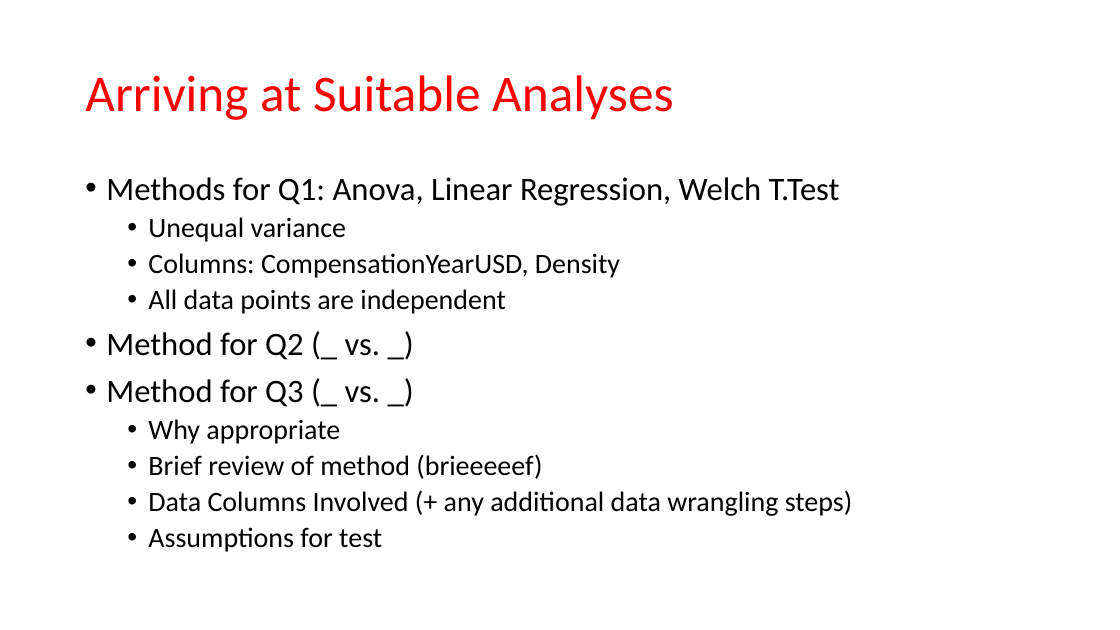
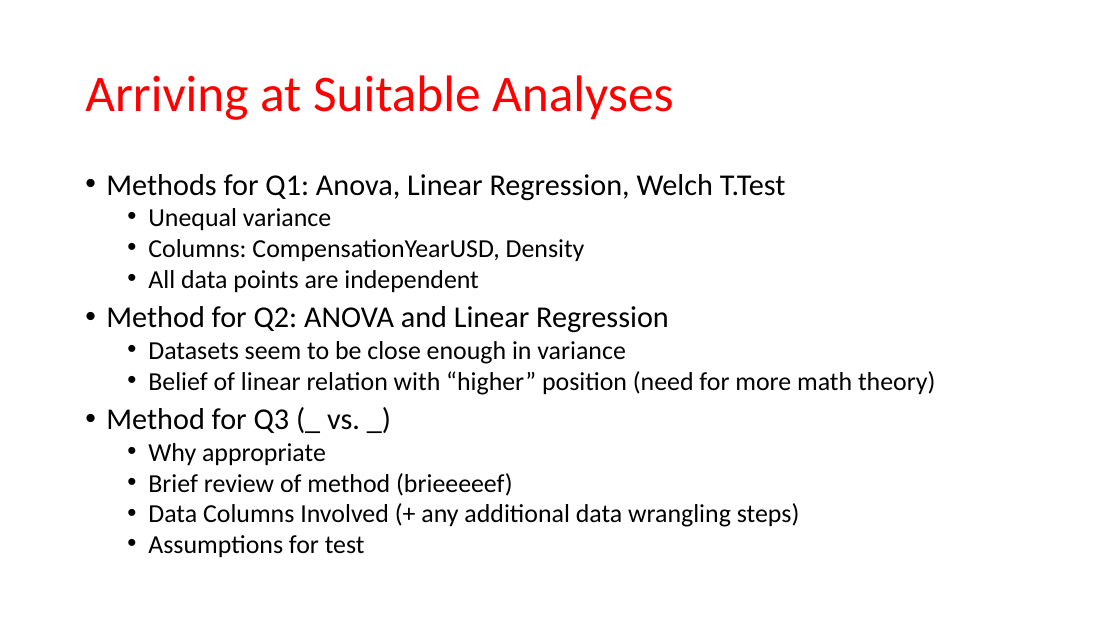
Before and after one commit to MatthewCodes/557_Final_Project, a slide deck: slide 7 of Presentation/Final Presentation.pptx. Drawn at 1120x630 pixels with LibreOffice and Linux fonts; fonts in the diff are those of the drawing. Boxes give left, top, right and bottom in pixels: in the first picture for what was removed or moved away, otherwise in the second. Text is boxed around its words. In the diff, an @@ line names an element or a change of style, - is before the commit and + after.

```diff
--- a/Presentation/Final Presentation.pptx
+++ b/Presentation/Final Presentation.pptx
@@ text at (106,174,800,558): size 28 to 25.9 pt in "Methods for Q1: Anova, Linear Regression, Welch ...", "Method for Q3 (_ vs. _)"; size 24 to 22.2 pt in "Unequal variance", "Columns: CompensationYearUSD, Density", "All data points are independent", "Why appropriate" and 3 more places; line spacing 0.9 to 0.8 @@
@@ text at (106,306,935,395): text changed; size 28 to 22.2 pt @@
-• Method for Q2 (_ vs. _)
+• Method for Q2: ANOVA and Linear Regression
+  • Datasets seem to be close enough in variance
+  • Belief of linear relation with “higher” position (need for more math theory)
```
Also in this commit, not shown: 3 other slides changed, 2 slides added, 9 other files.
